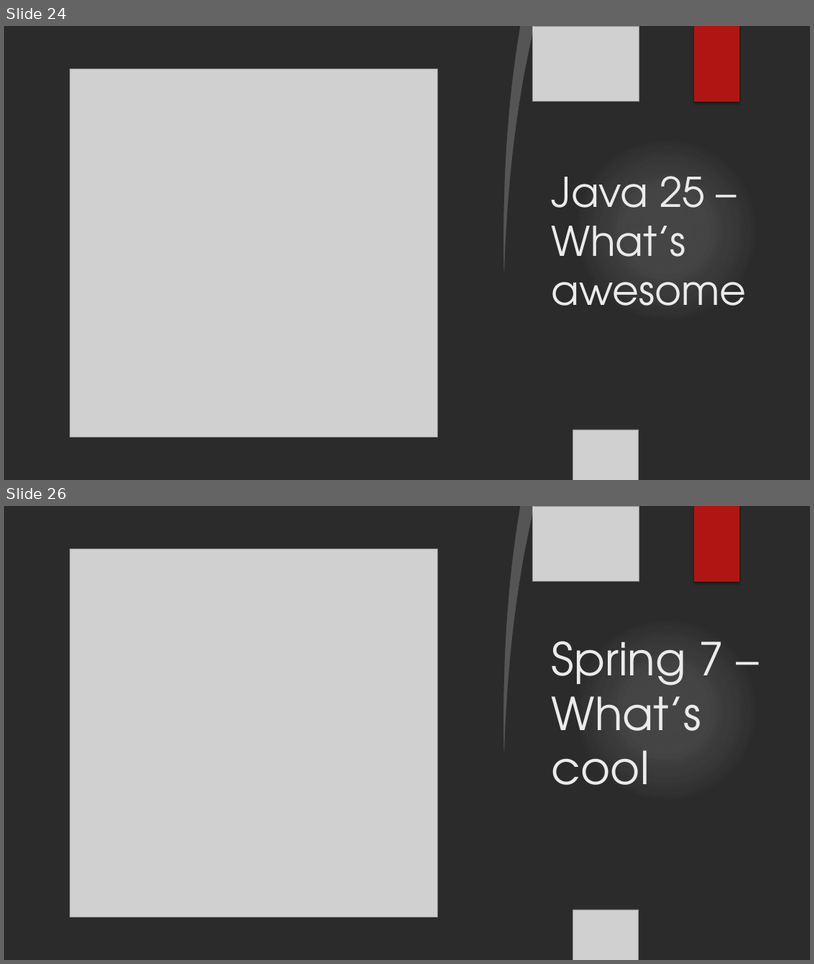
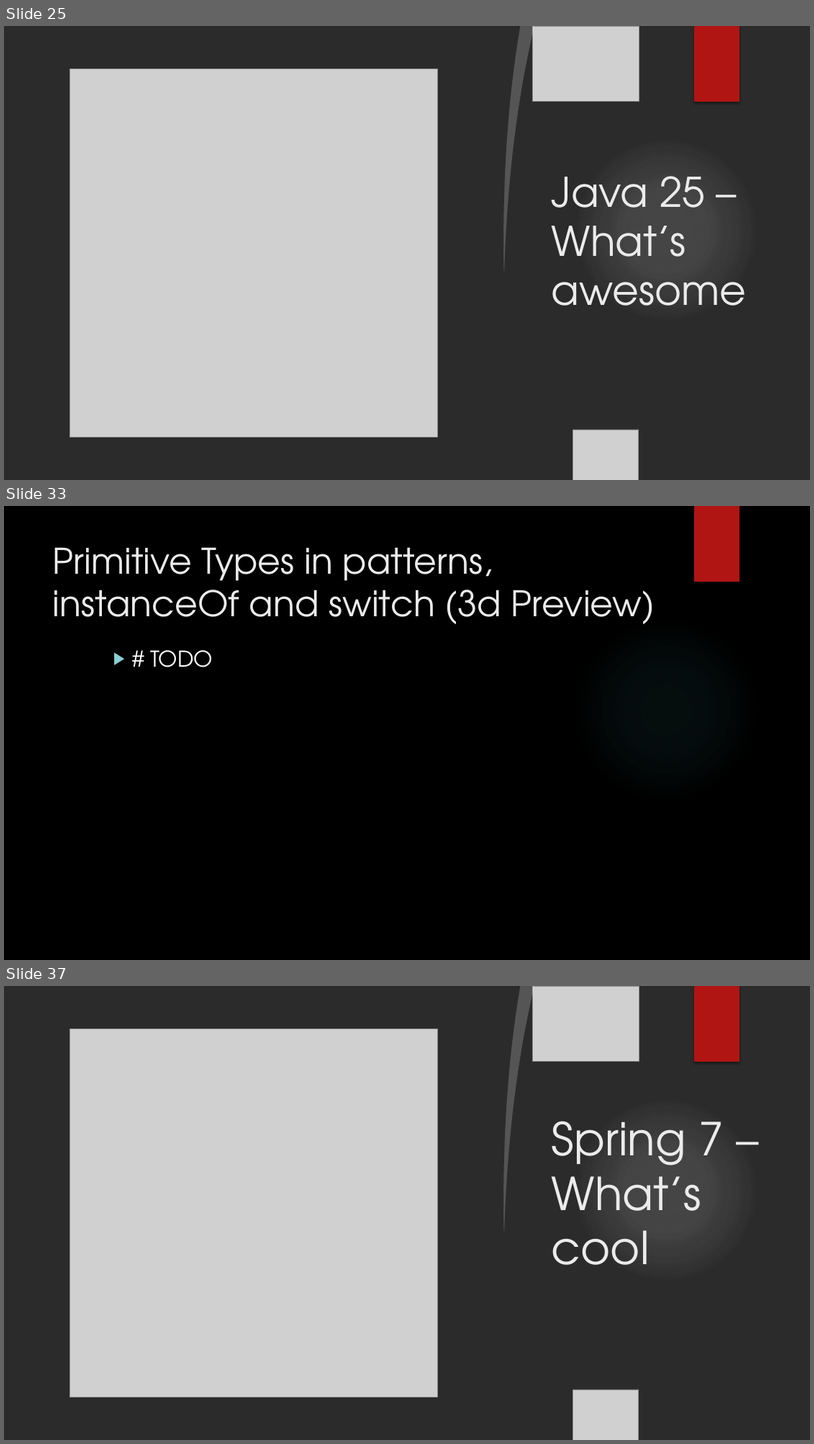
Before and after one commit to iuliana/jdk25-parent-project, a slide deck: maven4-java25-presentation.pptx. Shown one above the other, each under a label of ours: slides 24 and 26 before the commit, slides 25, 33 and 37 after it; the slides between them are not shown. The pictures are 814x964 and 814x1444 pixels, drawn with LibreOffice and Linux fonts; fonts in the diff are those of the drawing; grey boxes stand for pictures; background and template pictures are left out; a plain dark background stands for a picture behind light text. Boxes give left, top, right and bottom in pixels: in the first picture for what was removed or moved away, otherwise in the second. Text is boxed around its words. In the diff, an @@ line names an element or a change of style, - is before the commit and + after.

```diff
--- a/maven4-java25-presentation.pptx
+++ b/maven4-java25-presentation.pptx
@@ slide 33 added at bbox=[4, 506, 810, 960], background picture (left out) @@
@@ rectangle added at bbox=[694, 506, 740, 582], fill #B01513 @@
@@ title added at bbox=[53, 547, 656, 624], 42 pt, text #EBEBEB @@
+Primitive Types in patterns, instanceOf and switch (3d Preview)
@@ ellipse added at bbox=[574, 617, 759, 803], fill gradient #50B9C1 @@
@@ text added at bbox=[150, 650, 213, 667], 26 pt, text #FFFFFF @@
+  ▶ # TODO
@@ what was slide 24 is now slide 25 @@
@@ what was slide 26 is now slide 37 @@
```
Also in this commit, not shown: 4 slides changed, 10 other slides added, 11 other files.
